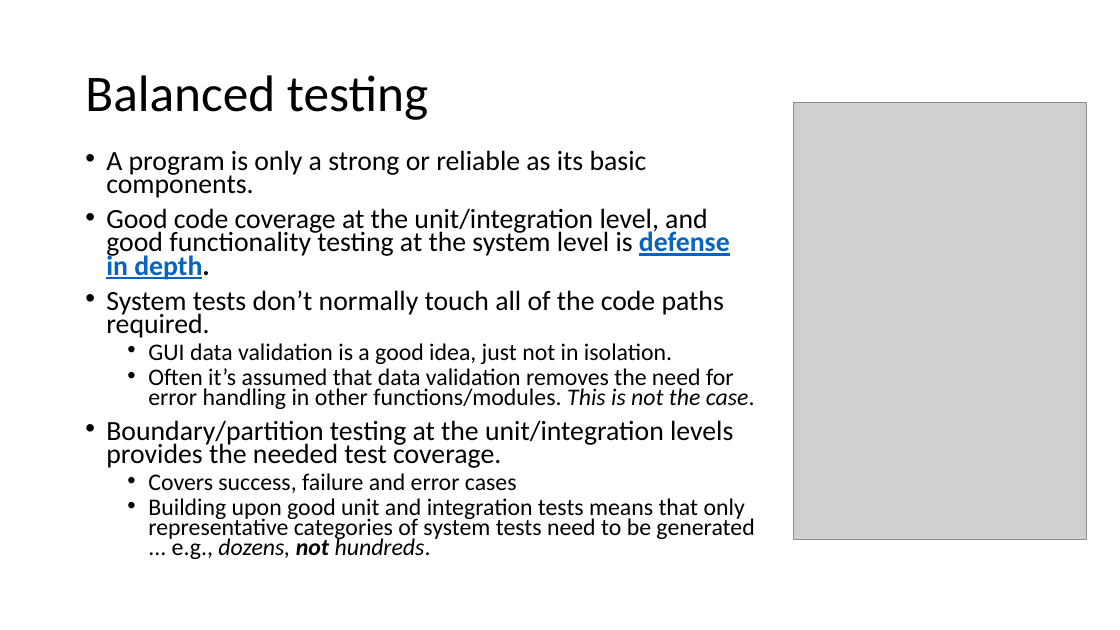
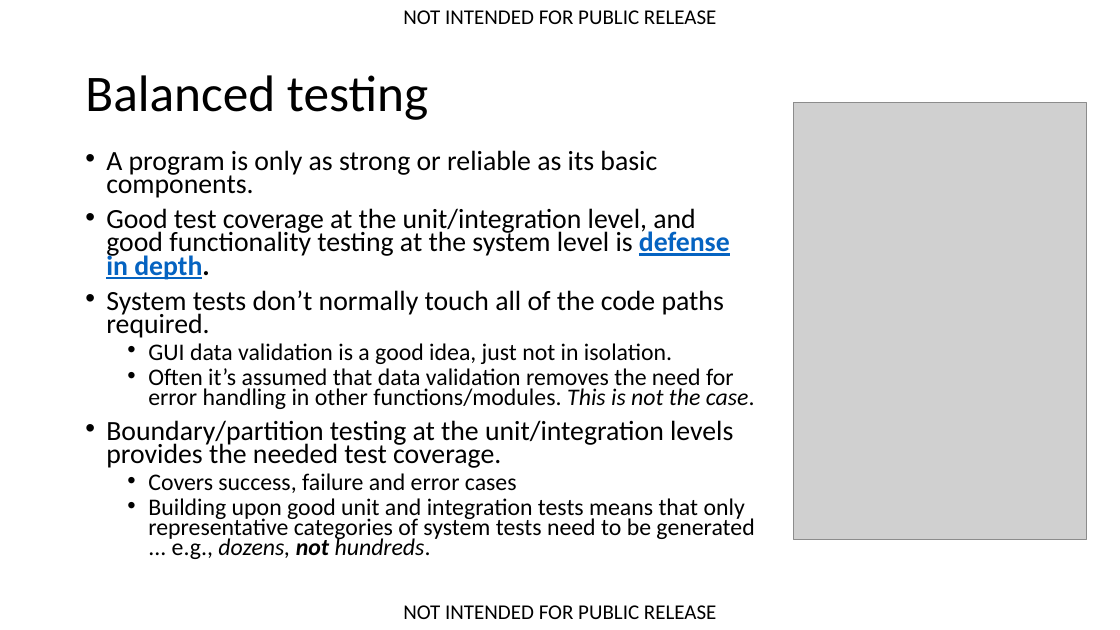
Before and after one commit to bcorfman/grading, a slide deck: slide 9 of doc/A balanced approach to testing (WinBlast CapTeam version).pptx (slide 7 before the commit). Drawn at 1120x630 pixels with LibreOffice and Linux fonts; fonts in the diff are those of the drawing; grey boxes stand for pictures. Boxes give left, top, right and bottom in pixels: in the first picture for what was removed or moved away, otherwise in the second. Text is boxed around its words. In the diff, an @@ line names an element or a change of style, - is before the commit and + after.

```diff
--- a/doc/A balanced approach to testing (WinBlast CapTeam version).pptx
+++ b/doc/A balanced approach to testing (WinBlast CapTeam version).pptx
@@ text added at <box>403,10,716,24</box>, 18 pt, text #000000 @@
+NOT INTENDED FOR PUBLIC RELEASE
@@ text at <box>106,150,730,280</box>: text changed @@
-• A program is only a strong or reliable as its basic components.
-• Good code coverage at the unit/integration level, and good functionality testing at the system level is defense in depth.
+• A program is only as strong or reliable as its basic components.
+• Good test coverage at the unit/integration level, and good functionality testing at the system level is defense in depth.
@@ text added at <box>403,605,716,619</box>, 18 pt, text #000000 @@
+NOT INTENDED FOR PUBLIC RELEASE
```
Also in this commit, not shown: 16 other slides changed, 3 slides added, 1 other file.
